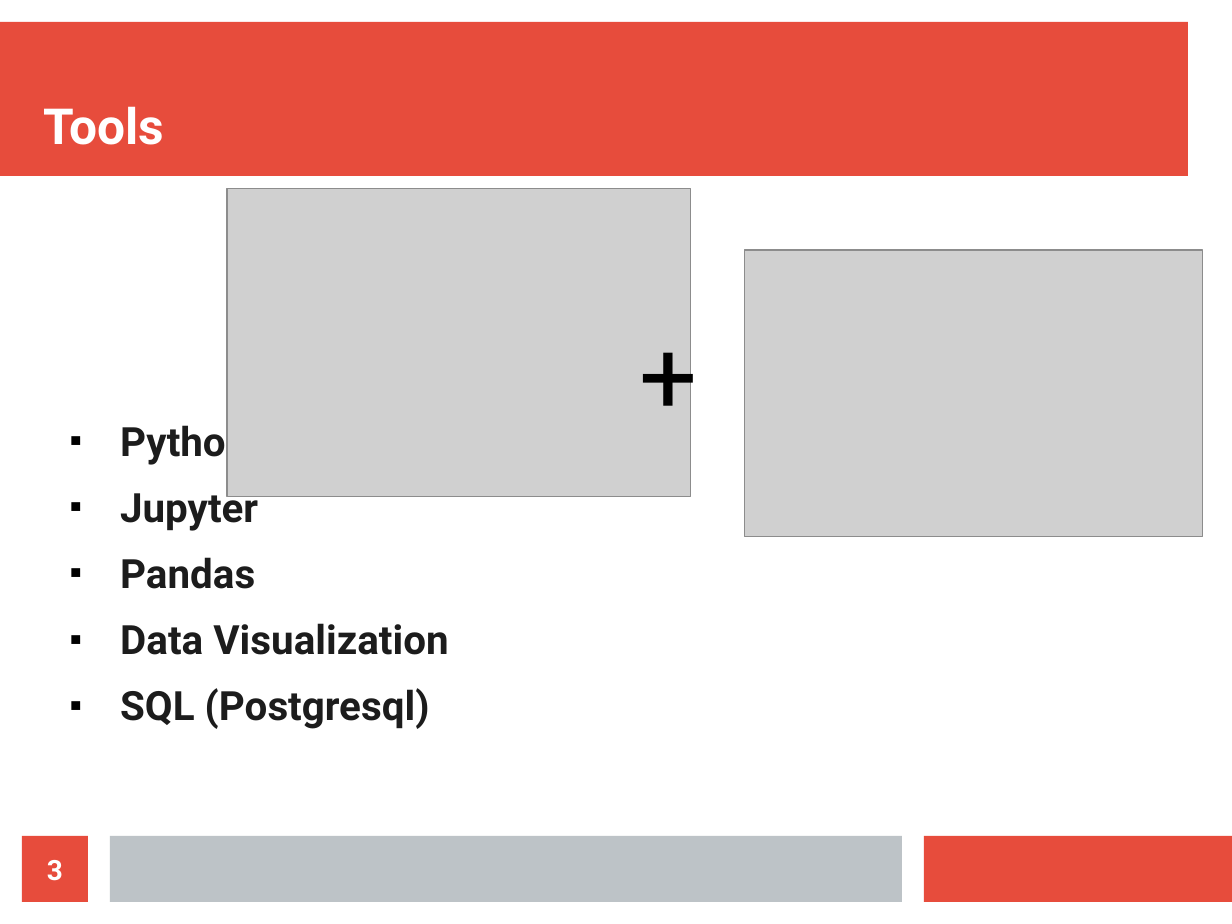
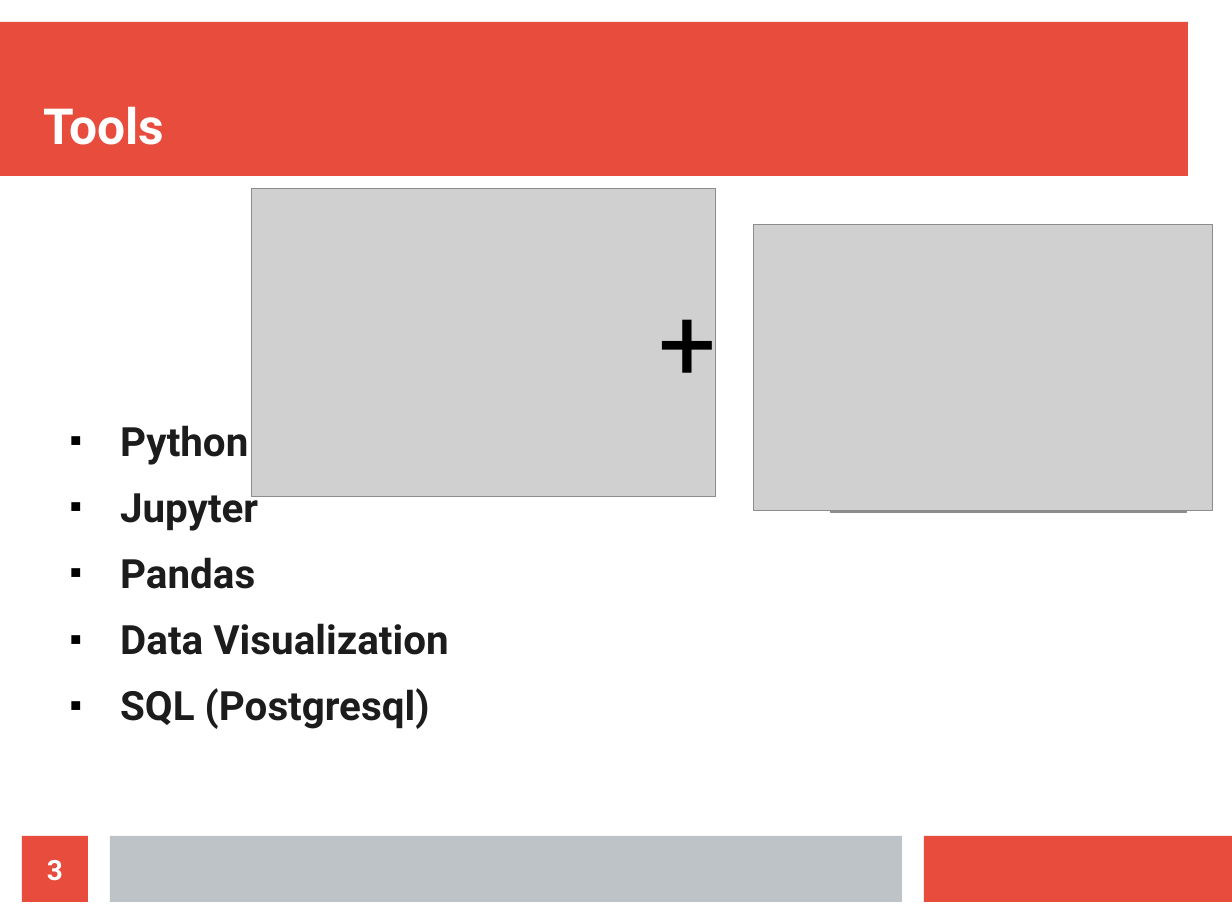
Before and after one commit to ReDI-Data-Analysis/data-analysis-project, a slide deck: slide 3 of project-presentation-data-analysis.odp. Drawn at 1232x924 pixels with LibreOffice and Linux fonts; fonts in the diff are those of the drawing; grey boxes stand for pictures. Boxes give left, top, right and bottom in pixels: in the first picture for what was removed or moved away, otherwise in the second. Text is boxed around its words. In the diff, an @@ line names an element or a change of style, - is before the commit and + after.

Commit message:
Update presentation

```diff
--- a/project-presentation-data-analysis.odp
+++ b/project-presentation-data-analysis.odp
@@ picture: place and size @@
-picture at [227,189,691,496]
+picture at [252,189,715,496]
@@ picture: place and size @@
-picture at [745,250,1203,537]
+picture at [755,225,1213,511]
@@ text "+": place and size @@
-text "+" at [639,311,726,451]
+text "+" at [658,278,745,418]
@@ picture added at [831,290,1186,512] @@
```
Also in this commit, not shown: 1 other slide changed, 3 slides added, 1 slide removed.
